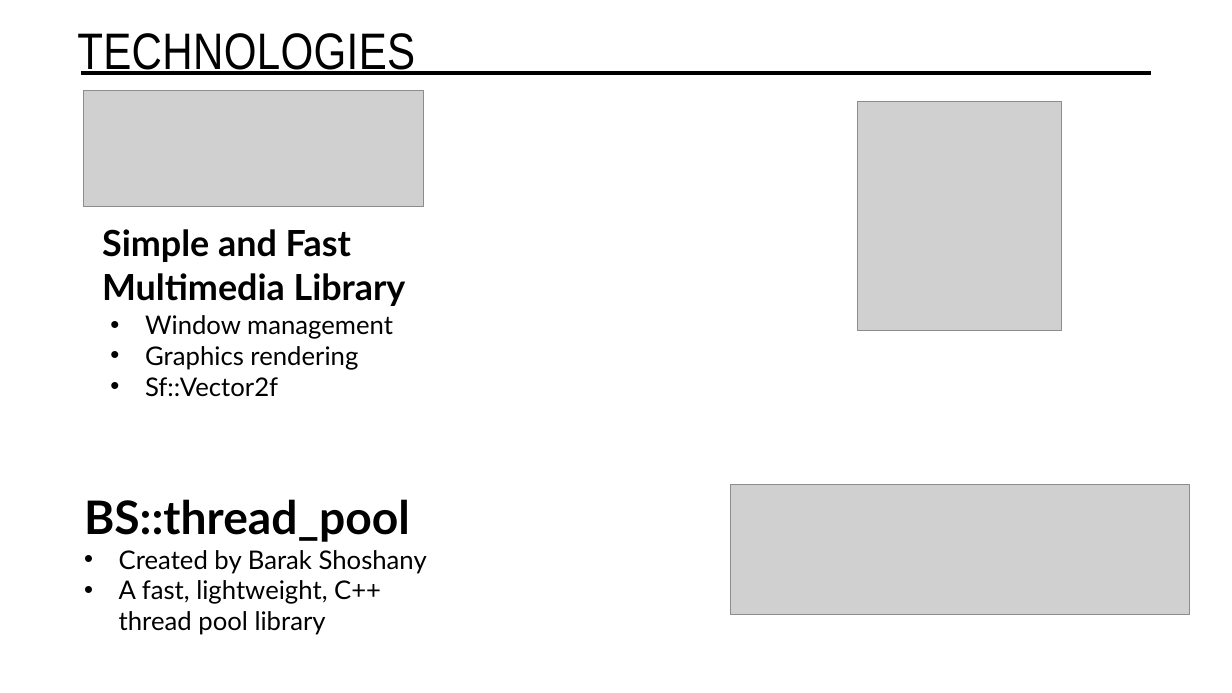
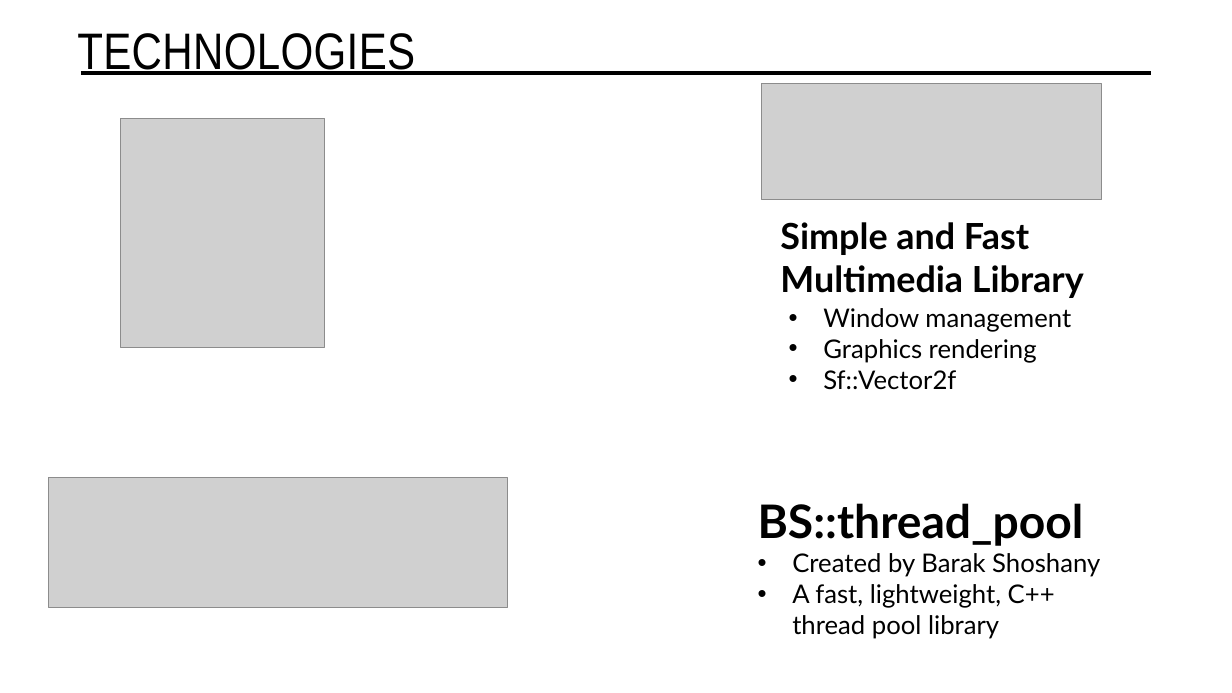
Before and after one commit to matthew9755123/N-Body_Sim, a slide deck: slide 3 of N-Body Simulator.pptx. Drawn at 1232x693 pixels with LibreOffice and Linux fonts; fonts in the diff are those of the drawing; grey boxes stand for pictures. Boxes give left, top, right and bottom in pixels: in the first picture for what was removed or moved away, otherwise in the second. Text is boxed around its words. In the diff, an @@ line names an element or a change of style, - is before the commit and + after.

```diff
--- a/N-Body Simulator.pptx
+++ b/N-Body Simulator.pptx
@@ picture: place and size @@
-picture at [858,102,1062,331]
+picture at [121,118,325,348]
@@ 2 texts, 1 picture: place and size @@
-2 texts, 1 picture at [83,91,423,397]
+2 texts, 1 picture at [762,84,1102,390]
@@ picture: place and size @@
-picture at [730,485,1189,615]
+picture at [49,478,508,607]
@@ text "BS::thread_pool": place and size @@
-text "BS::thread_pool" at [84,499,410,542]
+text "BS::thread_pool" at [758,503,1084,546]
@@ text "Created by Barak Shoshany": place and size @@
-text "Created by Barak Shoshany" at [119,550,427,635]
+text "Created by Barak Shoshany" at [792,553,1100,639]
```
Also in this commit, not shown: 4 other slides changed, 21 other files.
